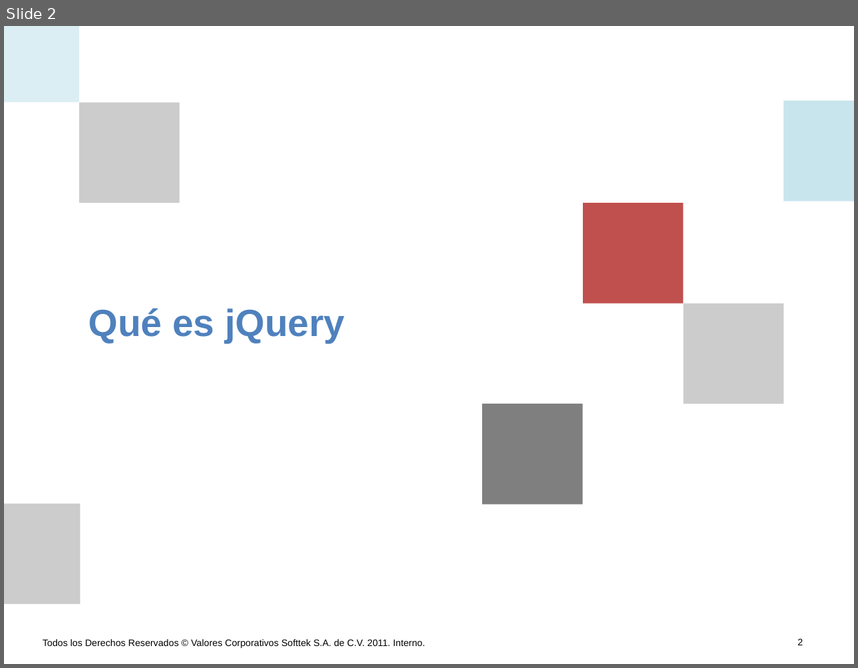
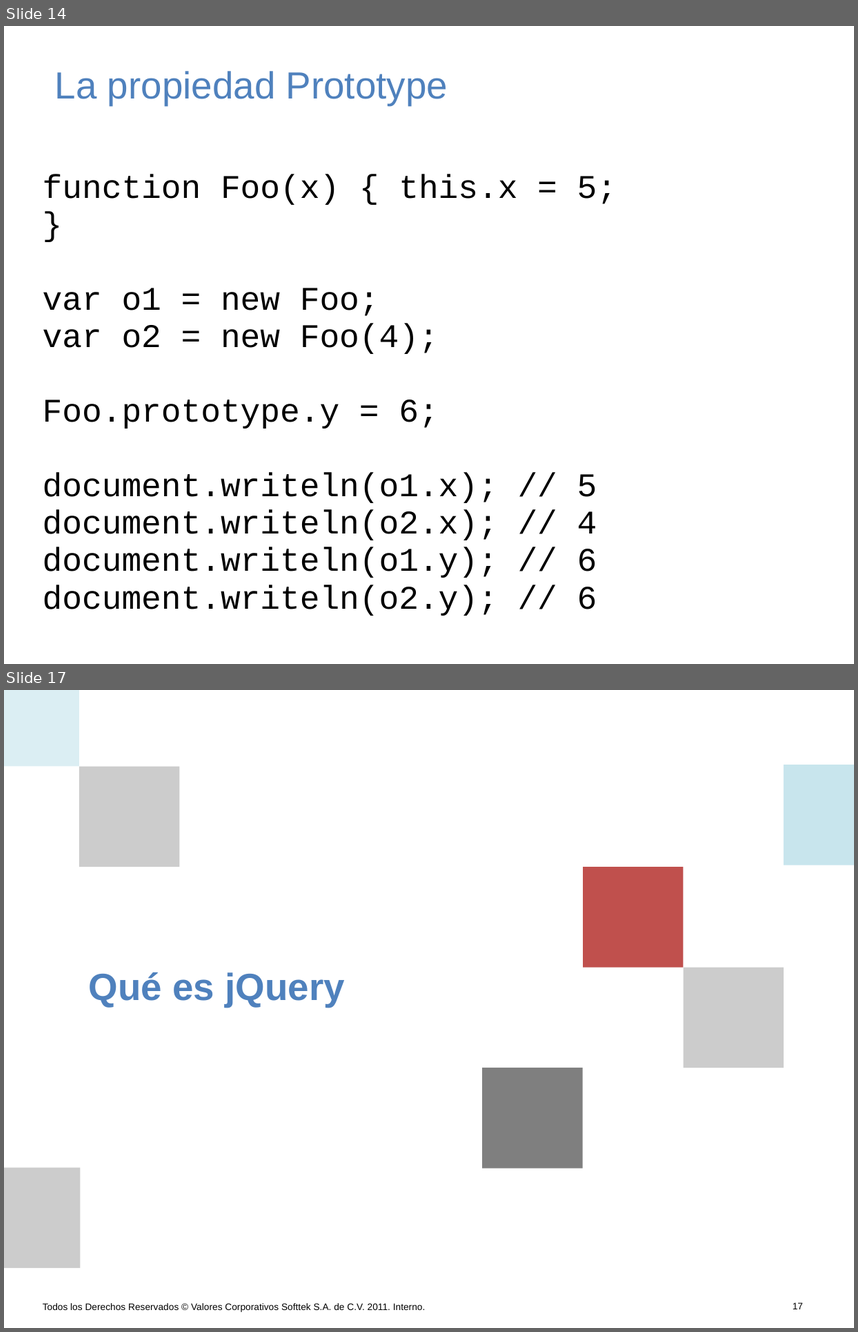
Before and after one commit to AlanNoboa/STKJavascriptJquery, a slide deck: Javascript y JQuery.pptx. Shown one above the other, each under a label of ours: slide 2 before the commit, slides 14 and 17 after it; the slides between them are not shown. The pictures are 858x668 and 858x1332 pixels, drawn with LibreOffice and Linux fonts; fonts in the diff are those of the drawing; background and template pictures are left out. Boxes give left, top, right and bottom in pixels: in the first picture for what was removed or moved away, otherwise in the second. Text is boxed around its words. In the diff, an @@ line names an element or a change of style, - is before the commit and + after.

```diff
--- a/Javascript y JQuery.pptx
+++ b/Javascript y JQuery.pptx
@@ slide 14 added at bbox=[4, 26, 854, 664], background #FFFFFF @@
@@ title added at bbox=[55, 71, 448, 105], 32 pt, text #4F81BD @@
+La propiedad Prototype
@@ text added at bbox=[43, 174, 617, 615], 28 pt, text #000000 @@
+function Foo(x) { this.x = 5; }
+var o1 = new Foo;
+var o2 = new Foo(4);
+Foo.prototype.y = 6;
+document.writeln(o1.x); // 5
+document.writeln(o2.x); // 4
+document.writeln(o1.y); // 6
+document.writeln(o2.y); // 6
@@ what was slide 2 is now slide 17 @@
@@ page number at bbox=[793, 1302, 803, 1309]: text changed @@
-2
+17
```
Also in this commit, not shown: 14 other slides added.
